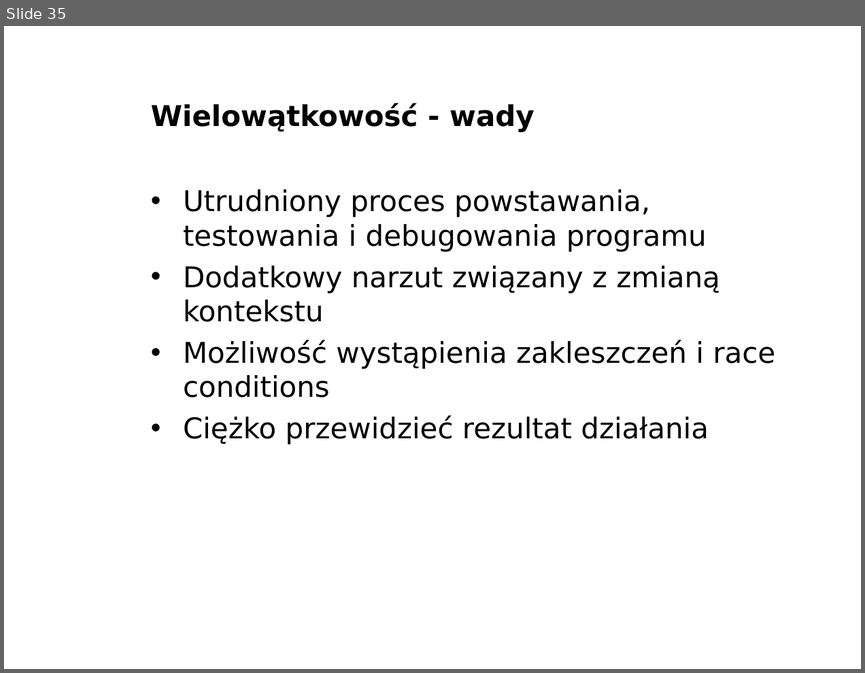
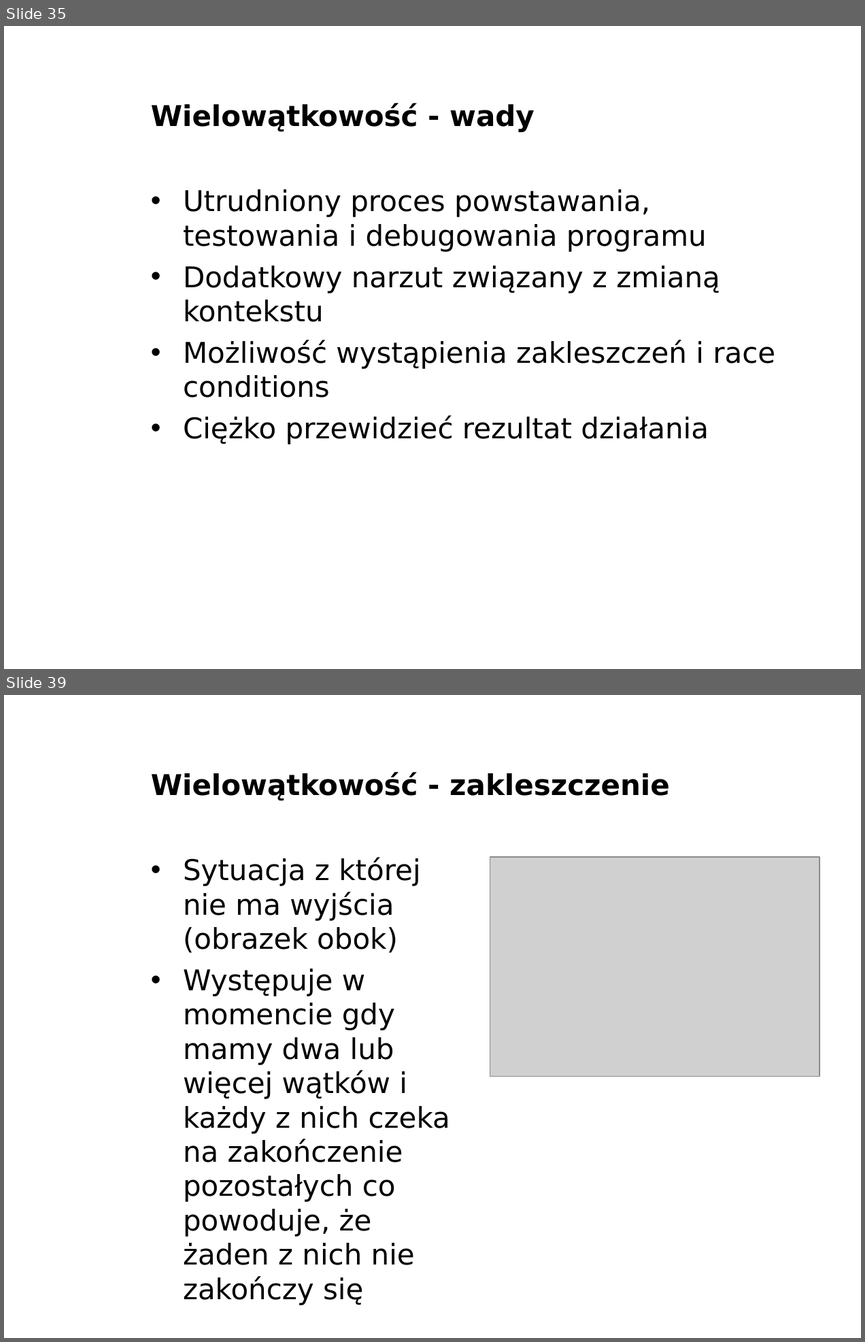
Before and after one commit to bercik/pn_prezentacja, a slide deck: robert/prezentacja.odp. Shown one above the other, each under a label of ours: slide 35 before the commit, slides 35 and 39 after it; the slides between them are not shown. The pictures are 865x673 and 865x1342 pixels, drawn with LibreOffice and Linux fonts; fonts in the diff are those of the drawing; grey boxes stand for pictures; background and template pictures are left out. Boxes give left, top, right and bottom in pixels: in the first picture for what was removed or moved away, otherwise in the second. Text is boxed around its words. In the diff, an @@ line names an element or a change of style, - is before the commit and + after.

```diff
--- a/robert/prezentacja.odp
+++ b/robert/prezentacja.odp
@@ slide 39 added at (4,695,861,1338), background picture (left out) @@
@@ title added at (151,772,670,801), 24 pt, text #000000, bold @@
+Wielowątkowość - zakleszczenie
@@ text added at (183,857,450,1265), 24 pt, text #000000 @@
+• Sytuacja z której nie ma wyjścia (obrazek obok)
+• Występuje w momencie gdy mamy dwa lub więcej wątków i każdy z nich czeka na zakończenie pozostałych co powoduje, że żaden z nich nie zakończy się
@@ picture added at (490,857,820,1076) @@
@@ text added at (719,1314,861,1338), 11 pt, text #FFFFFF, bold @@
+www.agh.edu.pl
```
Also in this commit, not shown: 2 slides changed, 3 other slides added, 9 other files.
